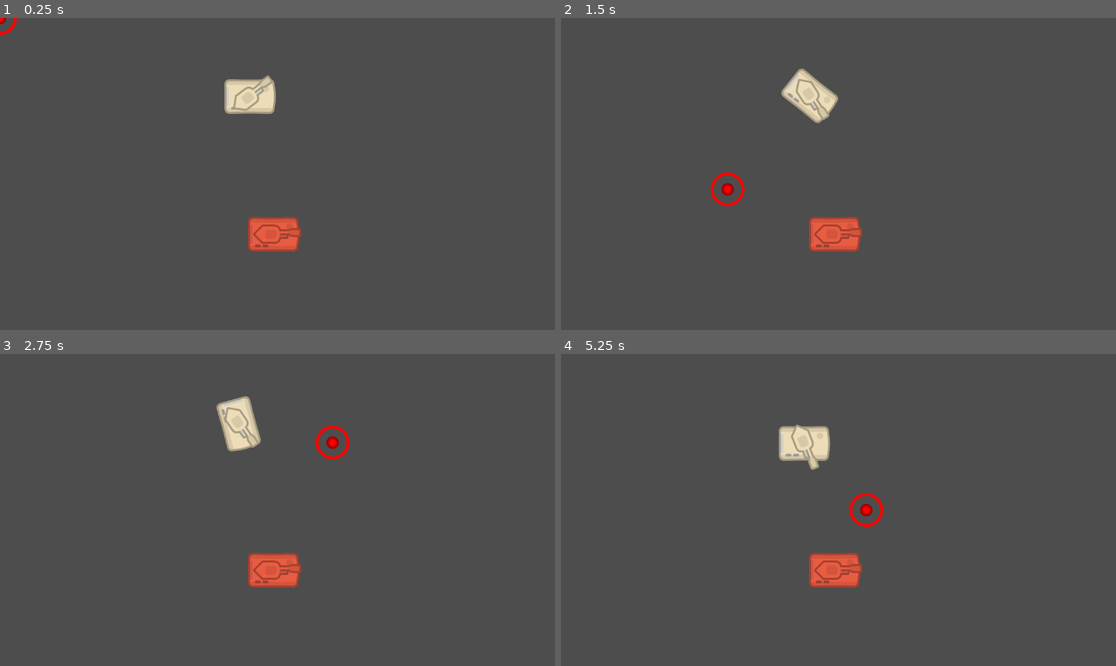
Above: before the commit, frames 1-4 (two rows, left to right).
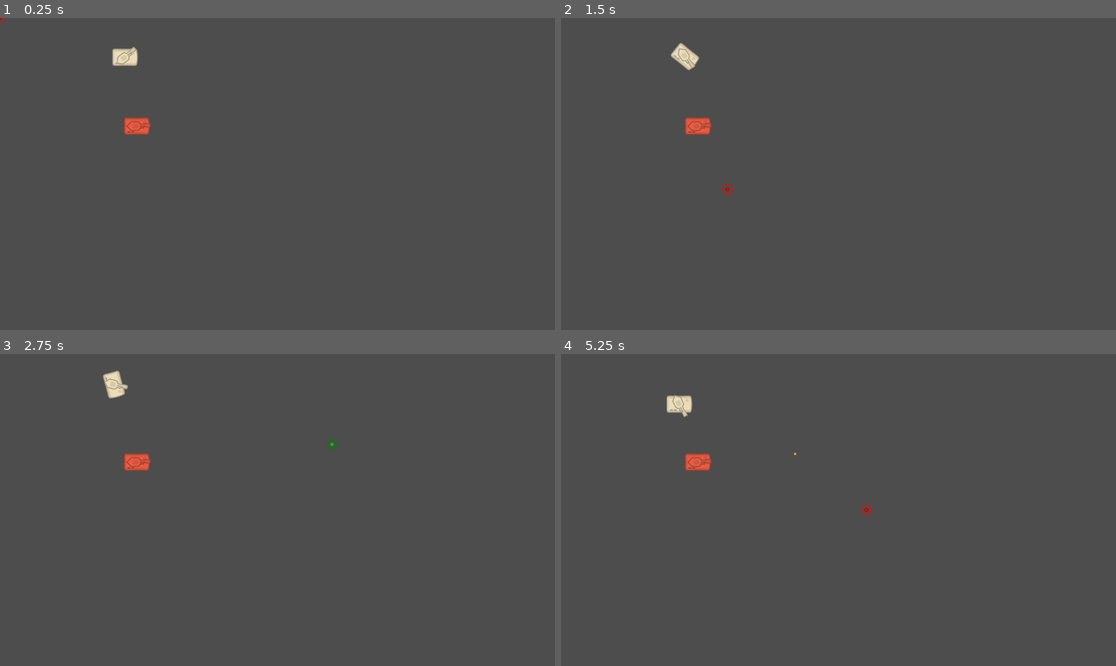
Above: after the commit, the same moments.

Repository: DStow/GodotTankGame
Game: Godot game, scene res://scenes/main.tscn
Two runs of this game, one before a commit and one after it. Both use one fixed random seed, a clock stepped at 60 frames per second and the inputs below.
Inputs (mouse positions are in pixels of both pictures, inside the frame that each line leads up to):
- Up to frame 1 (0.25 s): no input
- Up to frame 2 (1.5 s): move the mouse to (960, 158) at 0.52 s; hold D (turn_right) 0.53-1.28 s; click (960, 158) at 0.67 s; move the mouse to (727, 189) at 1.27 s; hold S (drive_reverse) from 1.28 s (still down); click (727, 189) at 1.42 s
- Up to frame 3 (2.75 s): move the mouse to (333, 441) at 2.02 s; release S (drive_reverse) at 2.03 s; hold D (turn_right) from 2.03 s (still down); click (333, 441) at 2.17 s
- Up to frame 4 (5.25 s): move the mouse to (810, 572) at 2.77 s; release D (turn_right) at 2.78 s; hold W (drive_forward) 2.78-3.53 s; click (810, 572) at 2.92 s; move the mouse to (1005, 556) at 3.52 s; hold A (turn_left) 3.53-5.03 s; click (1005, 556) at 3.67 s; move the mouse to (672, 463) at 4.27 s; click (672, 463) at 4.42 s; move the mouse to (866, 510) at 5.02 s; hold S (drive_reverse) from 5.03 s (still down); click (866, 510) at 5.17 s

The runs differ from the first frame. In frame 1, 2.6% of the frame differs, in the area x 0-55%, y 0-75%; in frame 2, 2.8%; in frame 3, 2.8%; in frame 4, 2.9%, in the area x 19-59%, y 13-75%.

Commit message:
Fixed issue with scaling due to rigid body 2d

Diff:
--- a/scenes/enemy_tank.tscn
+++ b/scenes/enemy_tank.tscn
@@ -9,9 +9,8 @@
 [sub_resource type="RectangleShape2D" id="RectangleShape2D_mj5mm"]
 size = Vector2(99, 66)
 
-[node name="EnemyTank" type="RigidBody2D" unique_id=386355528]
+[node name="EnemyTank" type="CharacterBody2D" unique_id=756333197]
 collision_mask = 3
-gravity_scale = 0.0
 script = ExtResource("1_cdaou")
 
 [node name="Body" type="Sprite2D" parent="." unique_id=1462713210]
--- a/scenes/main.tscn
+++ b/scenes/main.tscn
@@ -7,8 +7,11 @@
 [node name="Main" type="Node" unique_id=1457123647]
 script = ExtResource("1_0xm2m")
 
-[node name="Tank" parent="." unique_id=109914610 instance=ExtResource("1_ig7tw")]
+[node name="Characters" type="Node2D" parent="." unique_id=1550775817]
+scale = Vector2(0.5, 0.5)
+
+[node name="Tank" parent="Characters" unique_id=109914610 instance=ExtResource("1_ig7tw")]
 position = Vector2(518, 163)
 
-[node name="EnemyTank" parent="." unique_id=386355528 instance=ExtResource("3_sugp2")]
+[node name="EnemyTank" parent="Characters" unique_id=386355528 instance=ExtResource("3_sugp2")]
 position = Vector2(567, 449)
--- a/scenes/tank.tscn
+++ b/scenes/tank.tscn
@@ -51,6 +51,7 @@
 label_settings = SubResource("LabelSettings_lk6ub")
 
 [node name="MouseReticle" parent="." unique_id=2028429335 node_paths=PackedStringArray("reload_component") instance=ExtResource("5_i433e")]
+scale = Vector2(0.6, 0.6)
 reload_component = NodePath("../ReloadComponent")
 
 [node name="ReloadComponent" type="Node" parent="." unique_id=228194387]
--- a/scripts/enemy_tank.gd
+++ b/scripts/enemy_tank.gd
@@ -1,4 +1,4 @@
-extends Node2D
+extends CharacterBody2D
 
 @export var turn_speed: float = 0.9
 @export var turret_rotation_speed: float = 2.6
--- a/scripts/mouse_reticle.gd
+++ b/scripts/mouse_reticle.gd
@@ -13,16 +13,14 @@
 
 func _process(delta: float) -> void:
 	rotation = -get_parent().global_rotation
-
 	queue_redraw()
 
-	if _looking_at_target:
-		cursor_sprite.modulate = Color.GREEN
-	else:
-		cursor_sprite.modulate = Color.RED
-
 func set_looking_at_target(value: bool) -> void:
+	if _looking_at_target == value:
+		return
 	_looking_at_target = value
+	cursor_sprite.modulate = Color.GREEN if value else Color.RED
+	queue_redraw()
 
 
 func _draw() -> void:
Not shown, changed: .gitignore
